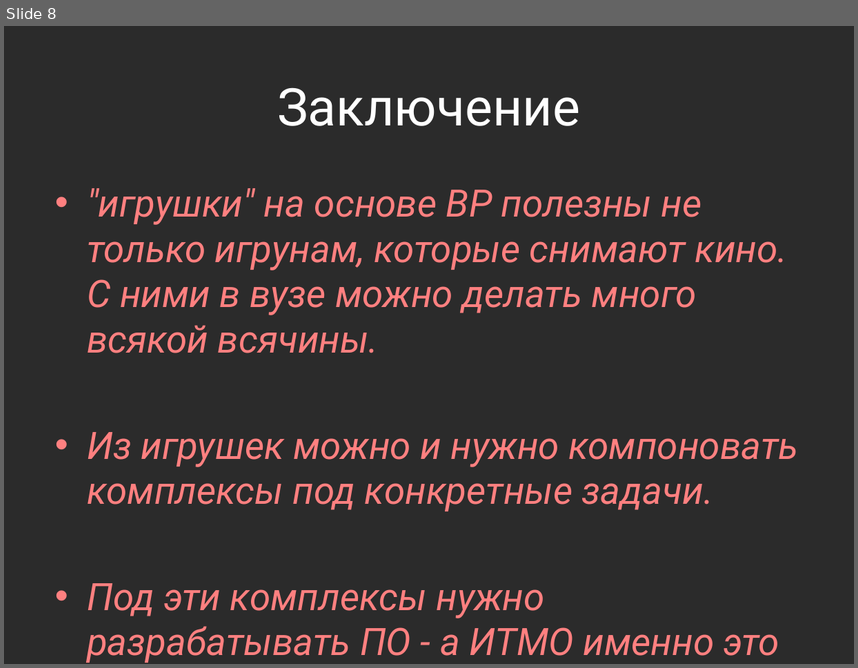
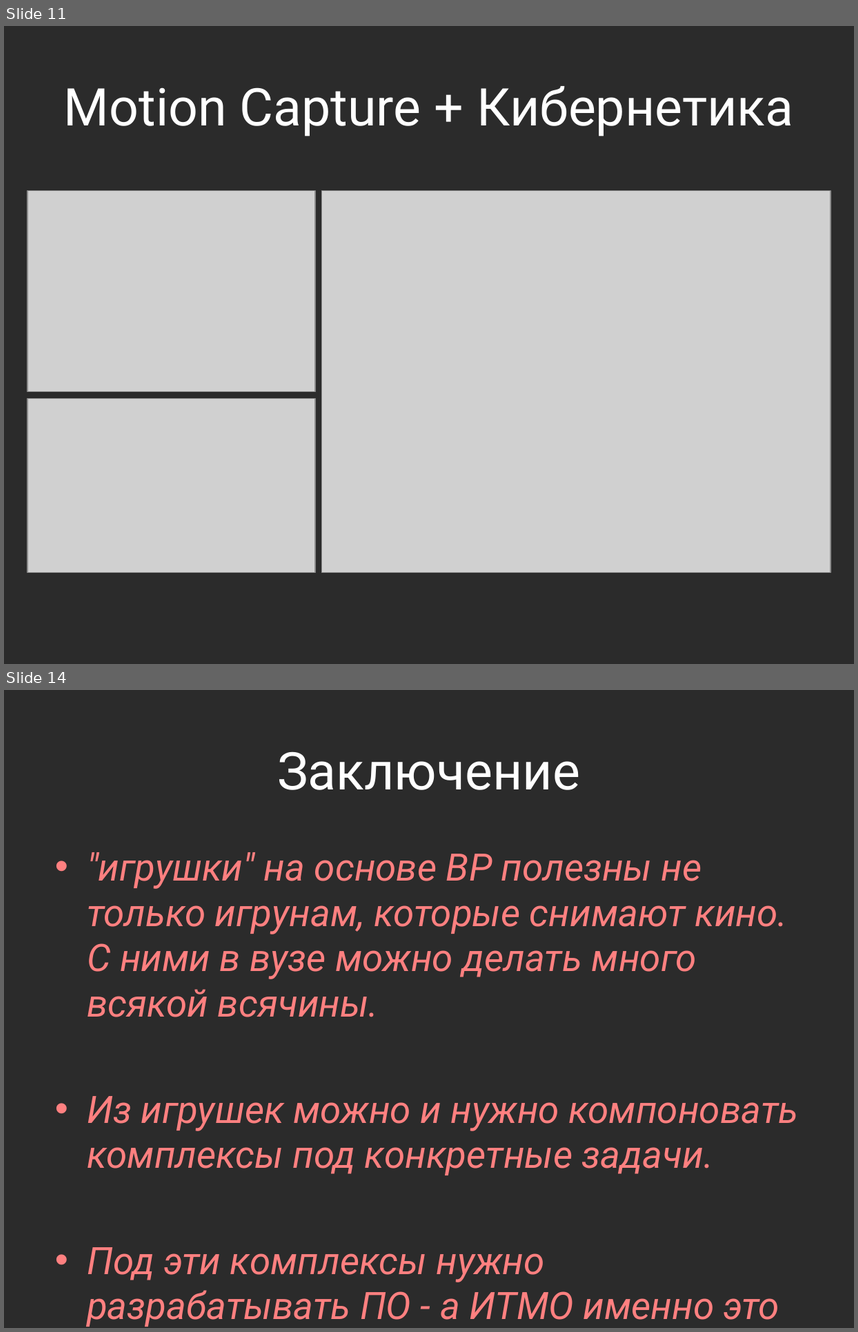
Before and after one commit to Jacobi20/quadro-xds, a slide deck: Docs/IT_Moscow.pptx. Shown one above the other, each under a label of ours: slide 8 before the commit, slides 11 and 14 after it; the slides between them are not shown. The pictures are 858x668 and 858x1332 pixels, drawn with LibreOffice and Linux fonts; fonts in the diff are those of the drawing; grey boxes stand for pictures; background and template pictures are left out; a plain dark background stands for a picture behind light text. Boxes give left, top, right and bottom in pixels: in the first picture for what was removed or moved away, otherwise in the second. Text is boxed around its words. In the diff, an @@ line names an element or a change of style, - is before the commit and + after.

```diff
--- a/Docs/IT_Moscow.pptx
+++ b/Docs/IT_Moscow.pptx
@@ slide 11 added at (4, 26, 854, 664), background picture (left out) @@
@@ title added at (64, 86, 794, 136), 44 pt, text #FFFFFF @@
+Motion Capture + Кибернетика
@@ picture added at (27, 191, 316, 392) @@
@@ picture added at (322, 191, 831, 572) @@
@@ picture added at (27, 399, 316, 572) @@
@@ what was slide 8 is now slide 14 @@
```
Also in this commit, not shown: 1 slide changed, 5 other slides added, 1 slide removed, 3 other files.
